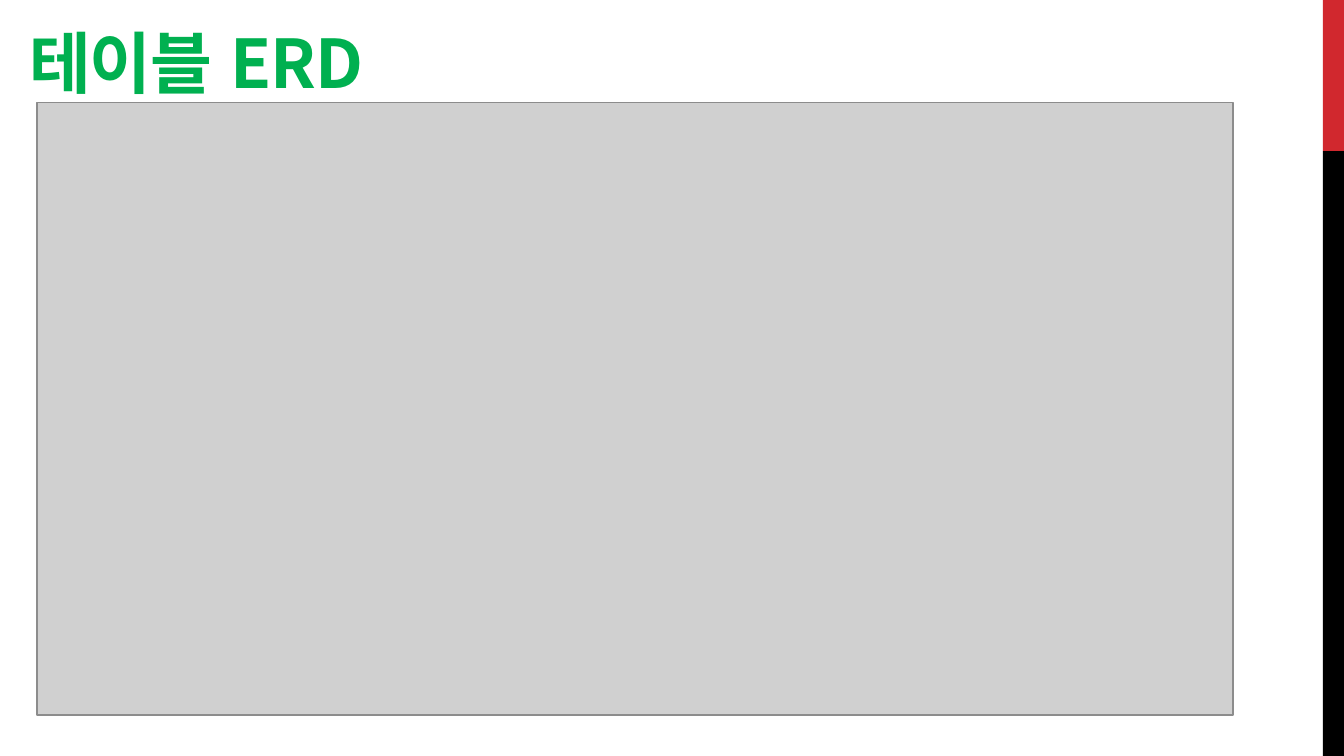
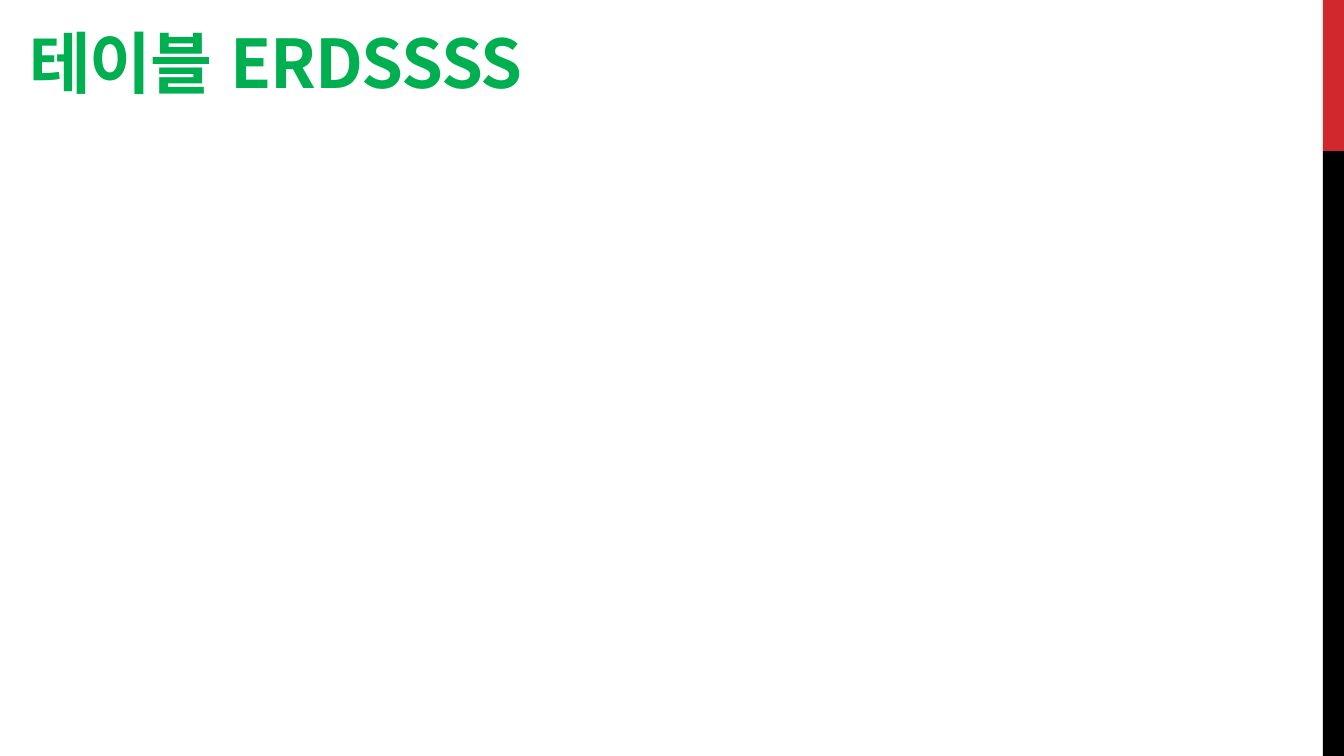
Before and after one commit to dta987/WebProject, a slide deck: slide 8 of WebContent/common/5조.YamaManProject.pptx. Drawn at 1344x756 pixels with LibreOffice and Linux fonts; fonts in the diff are those of the drawing; grey boxes stand for pictures; background and template pictures are left out. Boxes give left, top, right and bottom in pixels: in the first picture for what was removed or moved away, otherwise in the second. Text is boxed around its words. In the diff, an @@ line names an element or a change of style, - is before the commit and + after.

Commit message:
ppt ERD 수정

```diff
--- a/WebContent/common/5조.YamaManProject.pptx
+++ b/WebContent/common/5조.YamaManProject.pptx
@@ title at (x1=29, y1=31, x2=522, y2=94): text changed @@
-테이블 ERD
+테이블 ERDSSSS
@@ picture removed at (x1=38, y1=103, x2=1234, y2=715) @@
```
